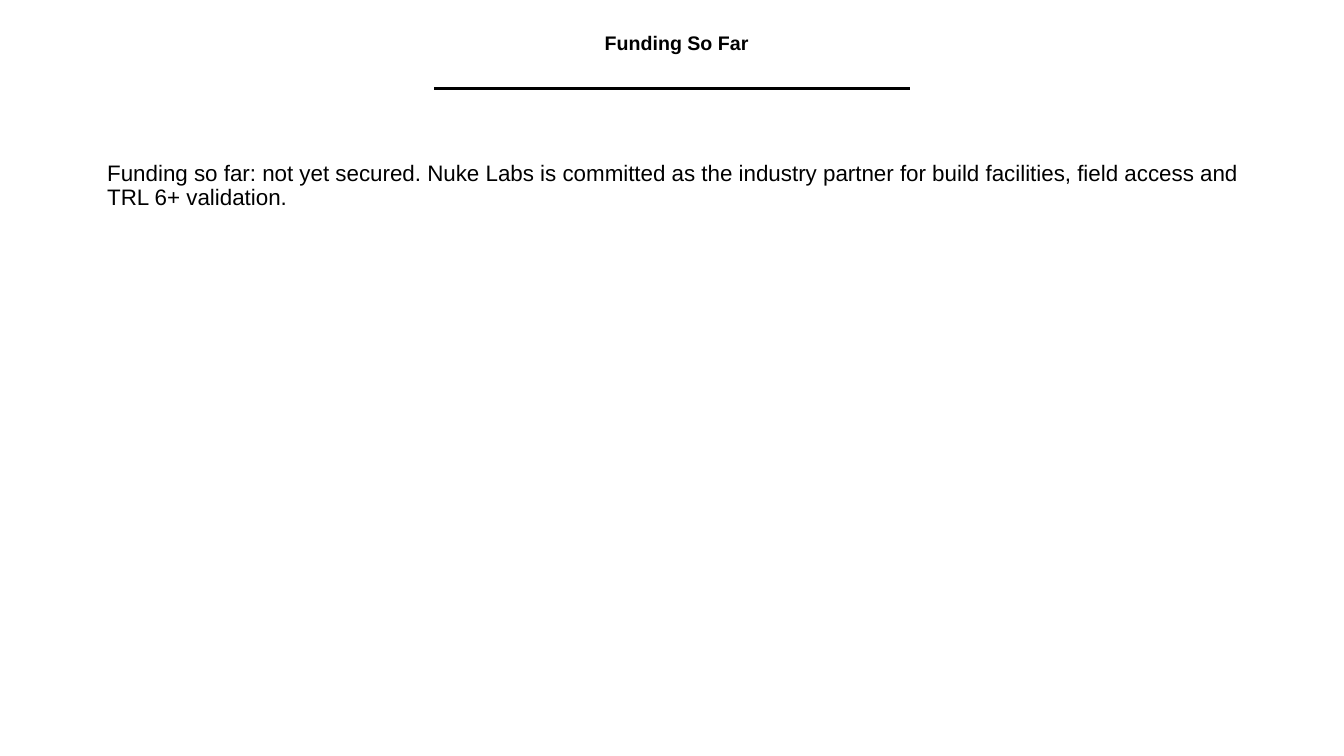
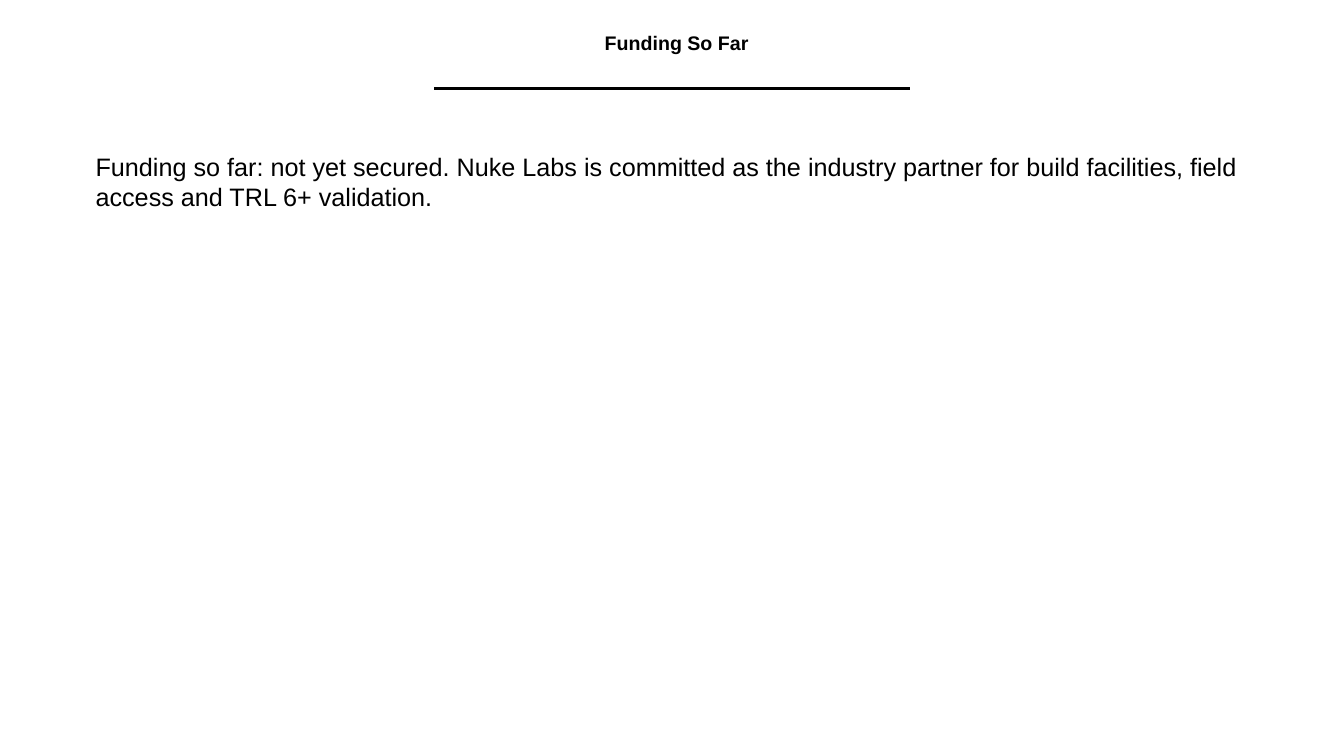
Before and after one commit to adithya-in/tankguard, a slide deck: slide 11 of docs/office/TankGuard_Presentation.pptx. Drawn at 1344x756 pixels with LibreOffice and Linux fonts; fonts in the diff are those of the drawing; background and template pictures are left out. Boxes give left, top, right and bottom in pixels: in the first picture for what was removed or moved away, otherwise in the second. Text is boxed around its words. In the diff, an @@ line names an element or a change of style, - is before the commit and + after.

```diff
--- a/docs/office/TankGuard_Presentation.pptx
+++ b/docs/office/TankGuard_Presentation.pptx
@@ text "Funding so far: not yet ...": place and size @@
-text "Funding so far: not yet ..." at (107,164,1237,206)
+text "Funding so far: not yet ..." at (96,157,1236,207)
@@ text "Funding so far: not yet ..." at (96,157,1236,207): size 16 to 18 pt; line spacing 0.9 to 1; less space between paragraphs @@
```
Also in this commit, not shown: 12 other slides changed, 3 other files.
